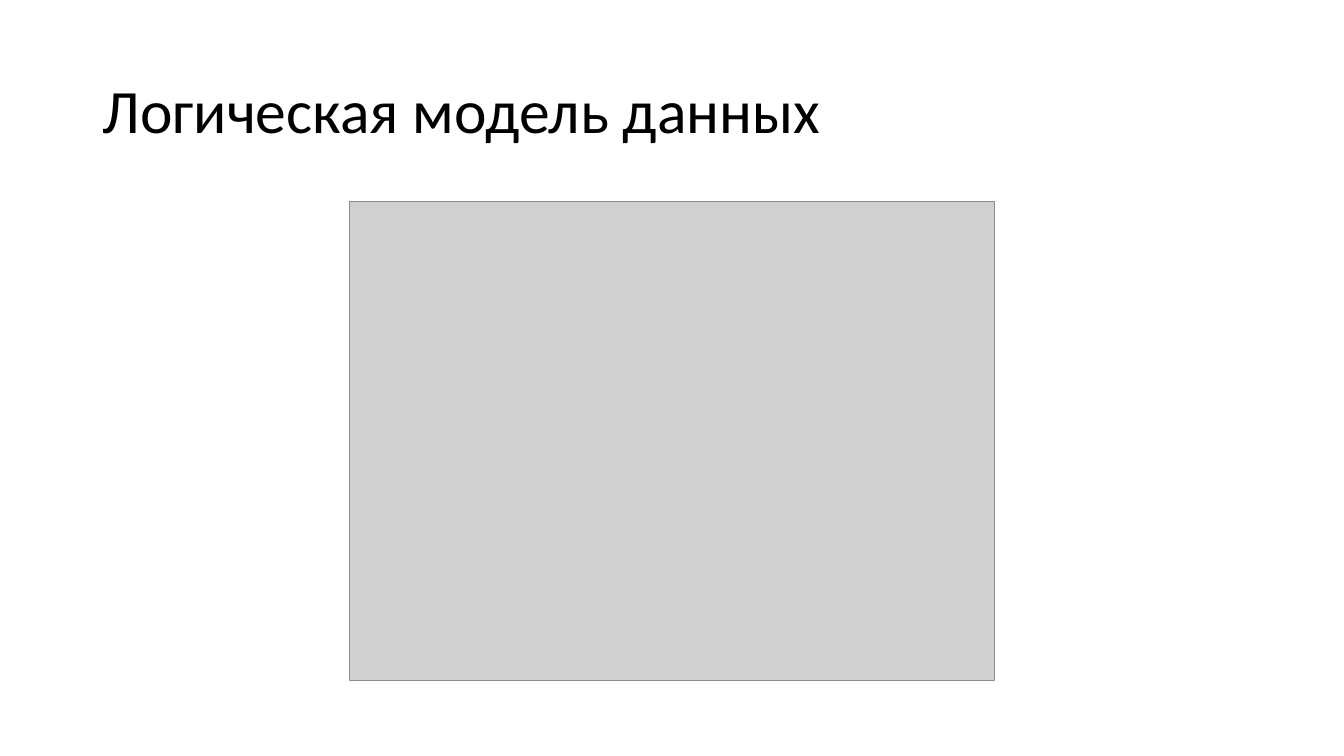
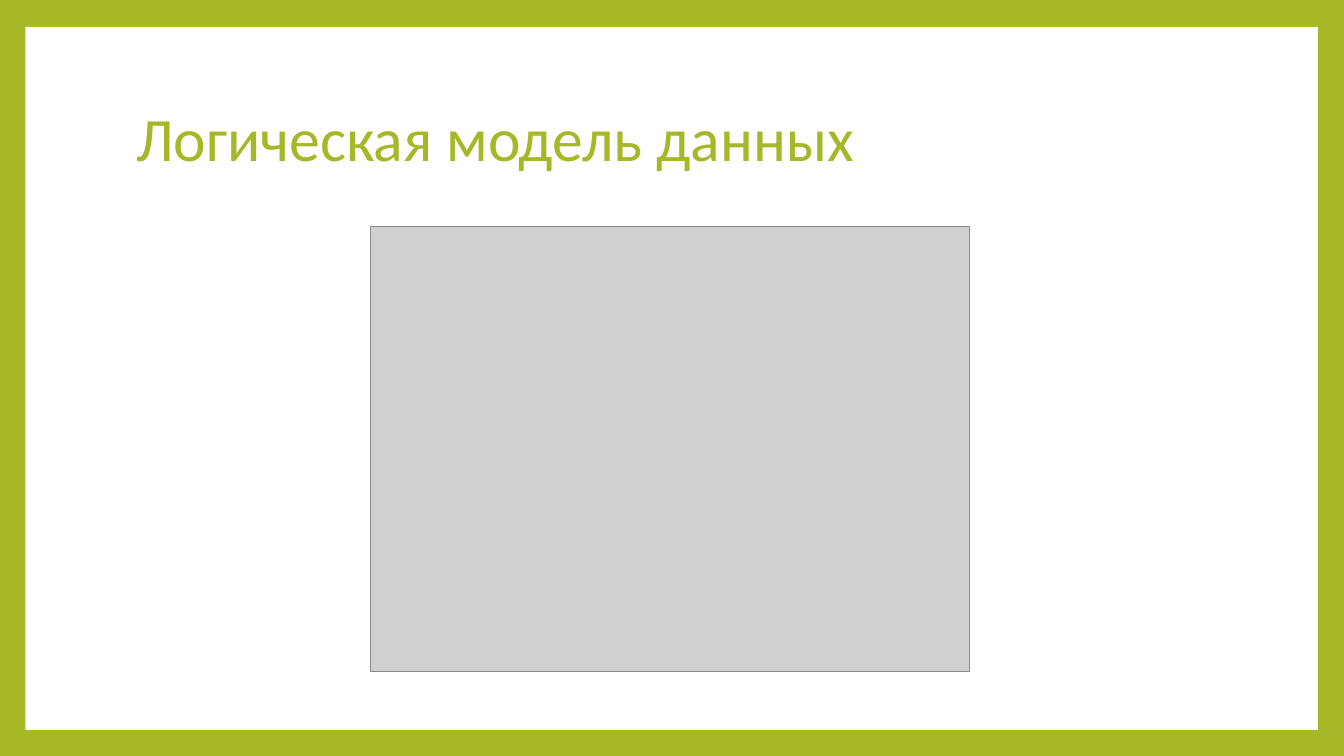
Before and after one commit to ux1e/diplome, a slide deck: slide 4 of files/Записка/Kuznetsov_Ivan_prezentacia.pptx. Drawn at 1344x756 pixels with LibreOffice and Linux fonts; fonts in the diff are those of the drawing; grey boxes stand for pictures. Boxes give left, top, right and bottom in pixels: in the first picture for what was removed or moved away, otherwise in the second. Text is boxed around its words. In the diff, an @@ line names an element or a change of style, - is before the commit and + after.

```diff
--- a/files/Записка/Kuznetsov_Ivan_prezentacia.pptx
+++ b/files/Записка/Kuznetsov_Ivan_prezentacia.pptx
@@ background #FFFFFF to #A6B727 @@
@@ rectangle added at <box>25,27,1318,730</box>, fill #FFFFFF @@
@@ title "Логическая модель данных": place and size @@
-title "Логическая модель данных" at <box>102,93,820,143</box>
+title "Логическая модель данных" at <box>136,121,854,171</box>
@@ title "Логическая модель данных" at <box>136,121,854,171</box>: text colour #000000 to #A6B727 @@
@@ picture: place and size @@
-picture at <box>350,202,995,682</box>
+picture at <box>371,227,970,673</box>
```
Also in this commit, not shown: 5 other slides changed, 2 other files.
